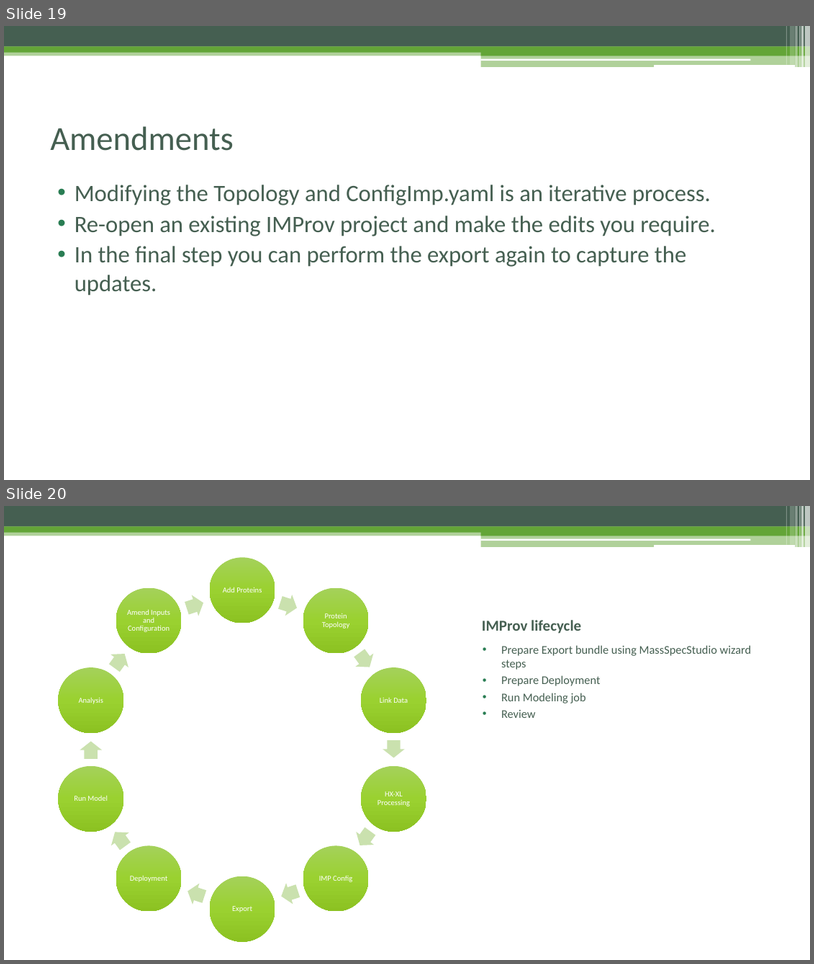
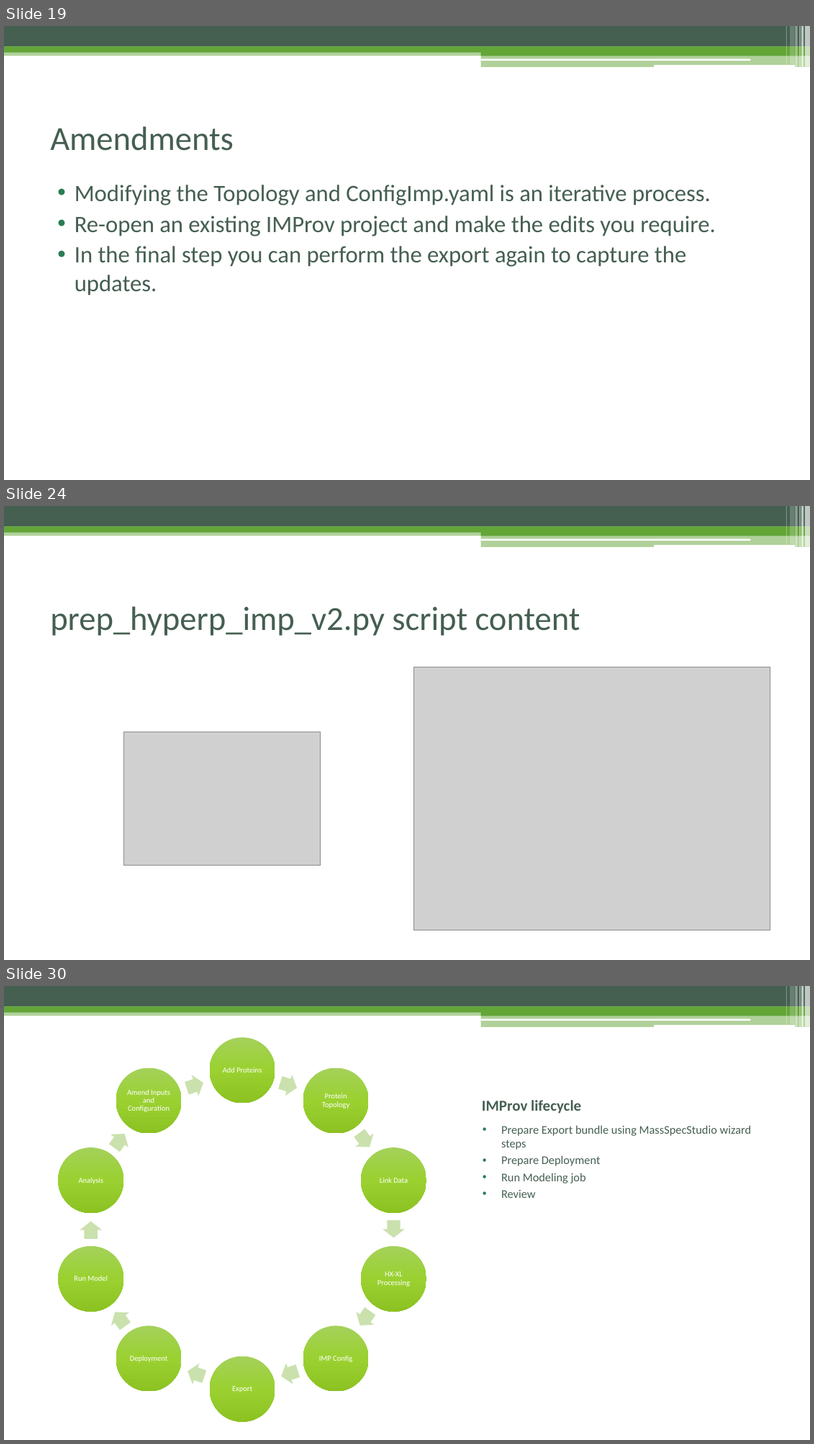
Before and after one commit to pellst/imp_msstudio_init, a slide deck: IMProv_project_prep.pptx. Shown one above the other, each under a label of ours: slides 19 and 20 before the commit, slides 19, 24 and 30 after it; the slides between them are not shown. The pictures are 814x964 and 814x1444 pixels, drawn with LibreOffice and Linux fonts; fonts in the diff are those of the drawing; grey boxes stand for pictures. Boxes give left, top, right and bottom in pixels: in the first picture for what was removed or moved away, otherwise in the second. Text is boxed around its words. In the diff, an @@ line names an element or a change of style, - is before the commit and + after.

```diff
--- a/IMProv_project_prep.pptx
+++ b/IMProv_project_prep.pptx
@@ slide 24 added at <box>4,506,810,960</box>, background #FFFFFF; not listed: 13 template elements that a slide beside it also shows @@
@@ title added at <box>50,606,581,636</box>, 40 pt, text #455F51 @@
+prep_hyperp_imp_v2.py script content
@@ picture added at <box>414,667,771,930</box> @@
@@ picture added at <box>124,731,321,865</box> @@
@@ what was slide 20 is now slide 30 @@
```
Also in this commit, not shown: 6 slides changed, 14 other slides added, 2 slides removed, 1 other file.
